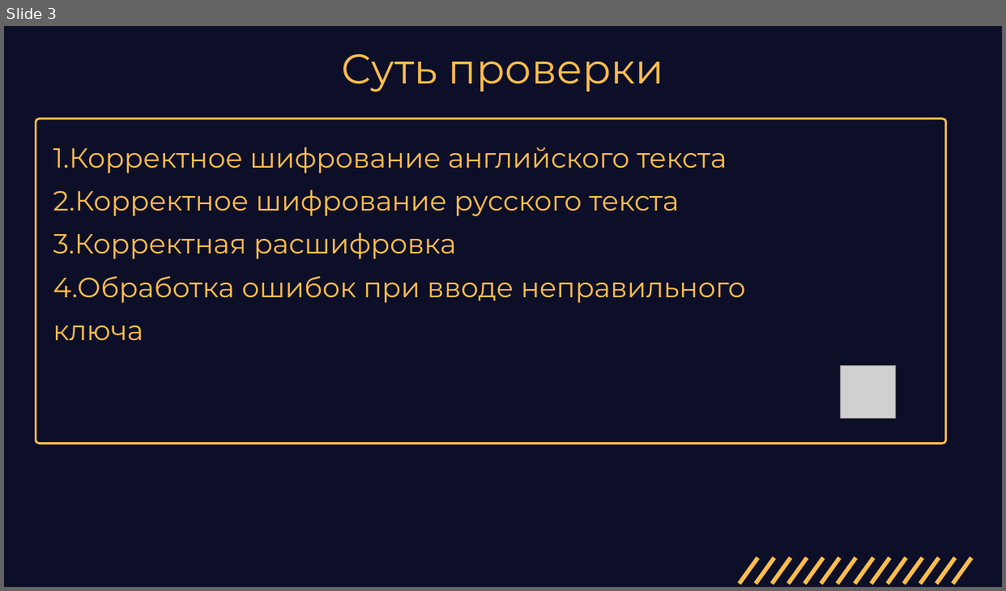
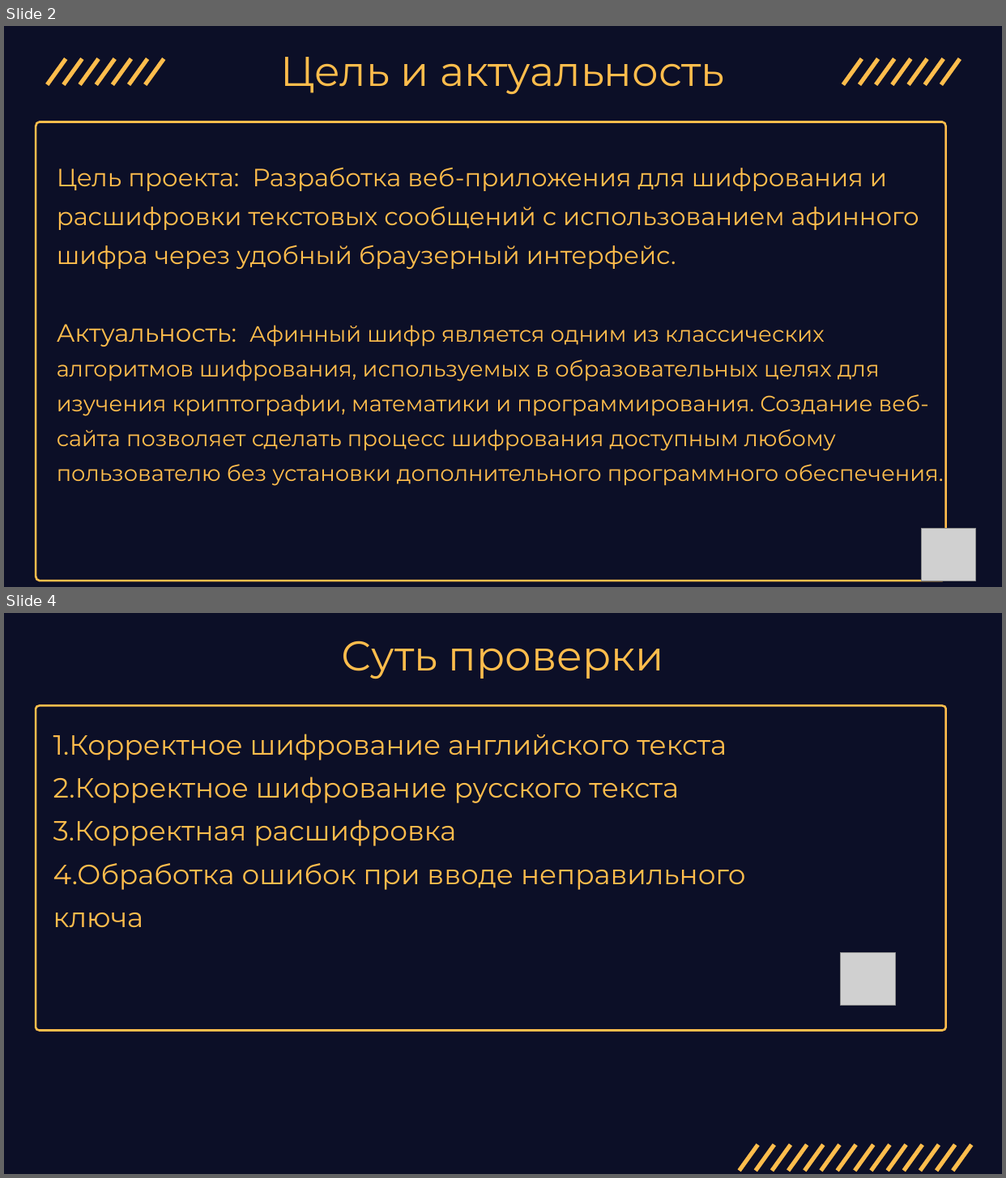
Before and after one commit to Samira13456/project1, a slide deck: pr11.pptx. Shown one above the other, each under a label of ours: slide 3 before the commit, slides 2 and 4 after it; the slides between them are not shown. The pictures are 1006x591 and 1006x1178 pixels, drawn with LibreOffice and Linux fonts; fonts in the diff are those of the drawing; grey boxes stand for pictures. Boxes give left, top, right and bottom in pixels: in the first picture for what was removed or moved away, otherwise in the second. Text is boxed around its words. In the diff, an @@ line names an element or a change of style, - is before the commit and + after.

```diff
--- a/pr11.pptx
+++ b/pr11.pptx
@@ slide 2 added at (x1=4, y1=26, x2=1002, y2=587), background #0C0F27 @@
@@ group added at (x1=48, y1=59, x2=164, y2=85): 7 lines @@
@@ text added at (x1=281, y1=57, x2=724, y2=95), 60 pt, text #FFBD4C @@
+Цель и актуальность
@@ group added at (x1=843, y1=59, x2=960, y2=85): 7 lines @@
@@ freeform shape added at (x1=36, y1=122, x2=946, y2=581), outline #FFBD4C 3 pt @@
@@ text added at (x1=57, y1=167, x2=943, y2=486), 32 pt, text #FFBD4C @@
+Цель проекта: Разработка веб-приложения для шифрования и расшифровки текстовых сообщений с использованием афинного шифра через удобный браузерный интерфейс.
+Актуальность: Афинный шифр является одним из классических алгоритмов шифрования, используемых в образовательных целях для изучения криптографии, математики и программирования. Создание веб-сайта позволяет сделать процесс шифрования доступным любому пользователю без установки дополнительного программного обеспечения.
@@ picture added at (x1=921, y1=528, x2=975, y2=582) @@
@@ what was slide 3 is now slide 4 @@
```
Also in this commit, not shown: 1 slide changed, 1 other slide added.
